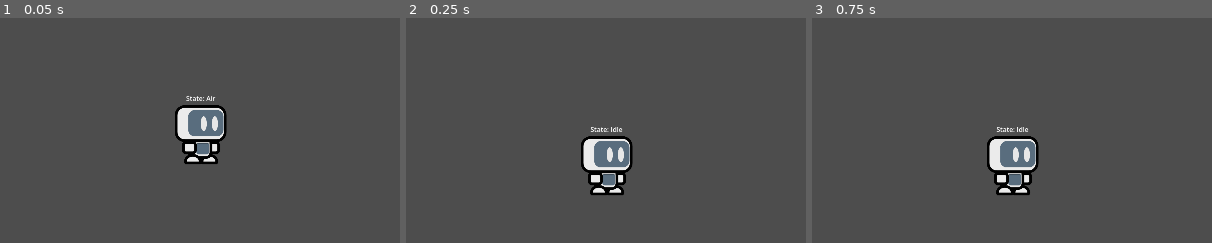
Above: before the commit, frames 1-3 (left to right).
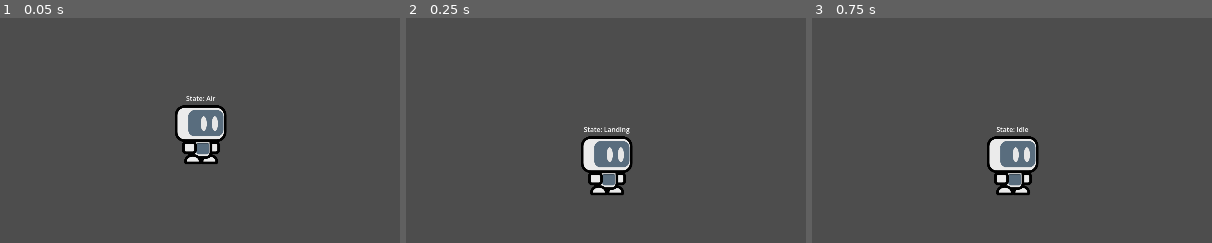
Above: after the commit, the same moments.

Repository: AcroPR/HyperStrikeDudes2D
Game: Godot game, scene res://src/stages/test_tea/stage.tscn
The game is run twice, just before and just after one commit, with the same random seed, the same clock (stepped at 60 frames per second) and the same inputs.
Inputs (mouse positions are % of the whole screen's width and height, from its top left):
- Up to frame 1 (0.05 s): no input
- Up to frame 2 (0.25 s): no input
- Up to frame 3 (0.75 s): move the mouse to (72, 45) at 0.52 s; click (72, 45) at 0.67 s
The pictures show only the part of the screen within x 32-82%, y 26-76%; the shares and areas given below are measured in that part.

Frame 1 is identical in both runs. In frame 2, 0.2% of the frame differs, in the area x 44-56%, y 48-52%; in frame 3, nothing differs.

Commit message:
feat: block and roll states

Diff:
--- a/src/fighters/0base/fighter.tscn
+++ b/src/fighters/0base/fighter.tscn
@@ -8,9 +8,12 @@
 [ext_resource type="Script" uid="uid://cbmdajejhd2ef" path="res://src/fighters/0base/states/ground_movement/state_dash.gd" id="5_bn4rd"]
 [ext_resource type="Script" uid="uid://dy20tb5nf8pu0" path="res://src/fighters/0base/states/air_movement/state_air.gd" id="5_j2vvu"]
 [ext_resource type="Script" uid="uid://b3t8173xmtsxd" path="res://src/fighters/0base/states/ground_movement/state_walk.gd" id="6_xu1qu"]
+[ext_resource type="Script" uid="uid://byvmyfkscs7sy" path="res://src/fighters/0base/states/ground_movement/state_landing.gd" id="7_j1xik"]
 [ext_resource type="Script" uid="uid://b3x2chrb218dd" path="res://src/fighters/0base/states/ground_movement/state_skid.gd" id="7_m5eah"]
 [ext_resource type="Script" uid="uid://dlnlnnyamxl86" path="res://src/fighters/0base/states/ground_movement/state_run.gd" id="7_sbl3l"]
 [ext_resource type="Script" uid="uid://btcekulraylpp" path="res://src/fighters/0base/states/ground_movement/state_jumpsquat.gd" id="10_3f8t4"]
+[ext_resource type="Script" uid="uid://v2v1kuexnvnm" path="res://src/fighters/0base/states/defensive_options/state_block.gd" id="12_5xqg6"]
+[ext_resource type="Script" uid="uid://cqkapsaigwdv3" path="res://src/fighters/0base/states/defensive_options/state_roll.gd" id="13_ggk8k"]
 
 [sub_resource type="RectangleShape2D" id="RectangleShape2D_j5tfj"]
 size = Vector2(150, 64)
@@ -41,22 +44,30 @@
 
 [node name="Air" type="Node" parent="FighterStateMachine/AirMovement" unique_id=2051739540 node_paths=PackedStringArray("landing_state")]
 script = ExtResource("5_j2vvu")
-landing_state = NodePath("../../GroundMovement/Idle")
+landing_state = NodePath("../../GroundMovement/Landing")
 
 [node name="GroundMovement" type="Node" parent="FighterStateMachine" unique_id=915885766]
 
-[node name="Dash" type="Node" parent="FighterStateMachine/GroundMovement" unique_id=1735417321 node_paths=PackedStringArray("airState", "jumpSquatState", "idleState", "runState")]
+[node name="Dash" type="Node" parent="FighterStateMachine/GroundMovement" unique_id=1735417321 node_paths=PackedStringArray("airState", "blockState", "jumpSquatState", "idleState", "runState")]
 script = ExtResource("5_bn4rd")
 airState = NodePath("../../AirMovement/Air")
+blockState = NodePath("../../DefensiveOptions/Block")
 jumpSquatState = NodePath("../JumpSquat")
 idleState = NodePath("../Idle")
 runState = NodePath("../Run")
 
-[node name="Idle" type="Node" parent="FighterStateMachine/GroundMovement" unique_id=1922047399 node_paths=PackedStringArray("airState", "jumpSquatState", "walkState")]
+[node name="Idle" type="Node" parent="FighterStateMachine/GroundMovement" unique_id=1922047399 node_paths=PackedStringArray("airState", "blockState", "dashState", "jumpSquatState", "walkState")]
 script = ExtResource("4_rmkpu")
 airState = NodePath("../../AirMovement/Air")
+blockState = NodePath("../../DefensiveOptions/Block")
+dashState = NodePath("../Dash")
 jumpSquatState = NodePath("../JumpSquat")
 walkState = NodePath("../Walk")
+
+[node name="Landing" type="Node" parent="FighterStateMachine/GroundMovement" unique_id=1716248050 node_paths=PackedStringArray("airState", "idleState")]
+script = ExtResource("7_j1xik")
+airState = NodePath("../../AirMovement/Air")
+idleState = NodePath("../Idle")
 
 [node name="Skid" type="Node" parent="FighterStateMachine/GroundMovement" unique_id=1121431532 node_paths=PackedStringArray("airState", "idleState", "jumpSquatState")]
 script = ExtResource("7_m5eah")
@@ -64,14 +75,16 @@
 idleState = NodePath("../Idle")
 jumpSquatState = NodePath("../JumpSquat")
 
-[node name="Run" type="Node" parent="FighterStateMachine/GroundMovement" unique_id=1448795772 node_paths=PackedStringArray("skidState", "jumpSquatState")]
+[node name="Run" type="Node" parent="FighterStateMachine/GroundMovement" unique_id=1448795772 node_paths=PackedStringArray("blockState", "skidState", "jumpSquatState")]
 script = ExtResource("7_sbl3l")
+blockState = NodePath("../../DefensiveOptions/Block")
 skidState = NodePath("../Skid")
 jumpSquatState = NodePath("../JumpSquat")
 
-[node name="Walk" type="Node" parent="FighterStateMachine/GroundMovement" unique_id=140797622 node_paths=PackedStringArray("airState", "dashState", "idleState", "jumpSquatState")]
+[node name="Walk" type="Node" parent="FighterStateMachine/GroundMovement" unique_id=140797622 node_paths=PackedStringArray("airState", "blockState", "dashState", "idleState", "jumpSquatState")]
 script = ExtResource("6_xu1qu")
 airState = NodePath("../../AirMovement/Air")
+blockState = NodePath("../../DefensiveOptions/Block")
 dashState = NodePath("../Dash")
 idleState = NodePath("../Idle")
 jumpSquatState = NodePath("../JumpSquat")
@@ -79,6 +92,20 @@
 [node name="JumpSquat" type="Node" parent="FighterStateMachine/GroundMovement" unique_id=1342271518 node_paths=PackedStringArray("airState")]
 script = ExtResource("10_3f8t4")
 airState = NodePath("../../AirMovement/Air")
+
+[node name="DefensiveOptions" type="Node" parent="FighterStateMachine" unique_id=1502868391]
+
+[node name="Block" type="Node" parent="FighterStateMachine/DefensiveOptions" unique_id=277868469 node_paths=PackedStringArray("airState", "idleState", "jumpSquatState", "rollState")]
+script = ExtResource("12_5xqg6")
+airState = NodePath("../../AirMovement/Air")
+idleState = NodePath("../../GroundMovement/Idle")
+jumpSquatState = NodePath("../../GroundMovement/JumpSquat")
+rollState = NodePath("../Roll")
+
+[node name="Roll" type="Node" parent="FighterStateMachine/DefensiveOptions" unique_id=652385952 node_paths=PackedStringArray("airState", "idleState")]
+script = ExtResource("13_ggk8k")
+airState = NodePath("../../AirMovement/Air")
+idleState = NodePath("../../GroundMovement/Idle")
 
 [node name="Model" type="Node2D" parent="." unique_id=240743938]
 
--- a/src/fighters/0base/scripts/fighter.gd
+++ b/src/fighters/0base/scripts/fighter.gd
@@ -8,19 +8,18 @@
 @export var stateMachine: StateMachine
 
 @export_category("Fighter Attributes")
-@export_range(4, 10) var jumpSquatFrames: int = 4
+@export var airDrift: float = 3.75
+@export_range(1, 99) var airJumps: int = 1
+@export var airSpeed: float = 7.4
 @export_range(0, 30) var dashFrames: int = 15
-@export var walkSpeed: float = 4.80
 @export var dashSpeed: float = 8.25
-@export var runSpeed: float = 6.75
-@export var airSpeed: float = 7.4
-@export var airDrift: float = 3.75
+@export_range(0.0, 1.0) var groundFriction: float = 0.85
 @export var hopHeight: float = 7.45
 @export var jumpHeight: float = 12.25
+@export_range(4, 10) var jumpSquatFrames: int = 4
+@export var runSpeed: float = 6.75
 @export var weight: float = 27
-@export_range(0.0, 1.0) var groundFriction: float = 0.85
-@export var canHoldShoot: bool = false
-@export_range(5, 999) var shootLockOutFrames: int = 5
+@export var walkSpeed: float = 4.80
 
 @export_category("Game Load Values")
 @export var facingRight = true
@@ -30,6 +29,7 @@
 @onready var model = $Model
 @onready var stateLabel = $StateLabel
 
+var airJumpCount: int = 0
 var landingFrames: int = 0
 
 func _can_move() -> bool:
--- a/src/fighters/0base/states/air_movement/state_air.gd
+++ b/src/fighters/0base/states/air_movement/state_air.gd
@@ -35,7 +35,7 @@
 		#parent._set_shoot_state()
 
 	if parent.is_on_floor():
-		parent.landingFrames = 2
+		parent.landingFrames = 4
 		return landing_state
 
 	return null
--- /dev/null
+++ b/src/fighters/0base/states/defensive_options/state_block.gd
@@ -0,0 +1,37 @@
+extends State
+
+@export_category("States")
+@export var airState: State
+@export var grabState: State
+@export var idleState: State
+@export var jumpSquatState: State
+@export var rollState: State
+
+func enter() -> void:
+	super()
+
+func process_physics(delta: float) -> State:
+	parent.velocity.y += parent._get_velocity(parent.weight) * delta
+
+	var groundFriction = parent._get_velocity(parent.groundFriction)
+
+	parent.velocity.x = move_toward(parent.velocity.x, 0, groundFriction)
+
+	if inputComponent._just_pressed("move_left") or inputComponent._just_pressed("move_right"):
+		return rollState
+
+	parent.move_and_slide()
+
+	if inputComponent._just_pressed("jump"):
+		return jumpSquatState
+
+	if !inputComponent._pressed("block"):
+		return idleState
+
+	if inputComponent._get_strength("move_down") >= parent.RUN_THRESHOLD:
+		parent.set_collision_mask_value(3,false)
+
+	if !parent.is_on_floor():
+		return airState
+
+	return null
--- /dev/null
+++ b/src/fighters/0base/states/defensive_options/state_roll.gd
@@ -0,0 +1,38 @@
+extends State
+
+@export_category("States")
+@export var airState: State
+@export var idleState: State
+
+var moveDir
+
+func _roll_start_up():
+	match parent.facingRight:
+		true:
+			parent.velocity.x = -750
+		false:
+			parent.velocity.x = 750
+
+func enter() -> void:
+	super()
+	moveDir = [!inputComponent._pressed("move_left"),!inputComponent._pressed("move_right")]
+	parent._set_face(moveDir)
+	_roll_start_up()
+
+func process_physics(delta: float) -> State:
+	parent.velocity.y += parent._get_velocity(parent.weight) * delta
+
+	parent.velocity.x = move_toward(parent.velocity.x, 0, 25)
+
+	parent.move_and_slide()
+
+	if parent.velocity.x == 0:
+		return idleState
+
+	if inputComponent._get_strength("move_down") >= parent.RUN_THRESHOLD:
+		parent.set_collision_mask_value(3,false)
+
+	if !parent.is_on_floor():
+		return airState
+
+	return null
--- a/src/fighters/0base/states/ground_movement/state_dash.gd
+++ b/src/fighters/0base/states/ground_movement/state_dash.gd
@@ -43,8 +43,8 @@
 	if inputComponent._just_pressed("jump"):
 		return jumpSquatState
 
-	#if inputComponent._just_pressed("guard"):
-		#return guardState
+	if inputComponent._pressed("block"):
+		return blockState
 	#
 	#if inputComponent._just_pressed("emote"):
 		#return emoteState
--- a/src/fighters/0base/states/ground_movement/state_idle.gd
+++ b/src/fighters/0base/states/ground_movement/state_idle.gd
@@ -27,7 +27,7 @@
 	if inputComponent._just_pressed("jump"):
 		return jumpSquatState
 
-	if inputComponent._just_pressed("block"):
+	if inputComponent._pressed("block"):
 		return blockState
 
 	if inputComponent._just_pressed("emote"):
--- /dev/null
+++ b/src/fighters/0base/states/ground_movement/state_landing.gd
@@ -0,0 +1,28 @@
+extends State
+
+@export_category("States")
+@export var airState: State
+@export var idleState: State
+
+func enter() -> void:
+	super()
+
+func process_frame(_delta: float) -> State:
+	parent.landingFrames -= 1
+	if parent.landingFrames <= 0:
+		return idleState
+	return null
+
+func process_physics(delta: float) -> State:
+	parent.velocity.y += parent._get_velocity(parent.weight) * delta
+
+	var groundFriction = parent._get_velocity(parent.groundFriction)
+
+	parent.velocity.x = move_toward(parent.velocity.x, 0, groundFriction)
+
+	parent.move_and_slide()
+
+	if !parent.is_on_floor():
+		return airState
+
+	return null
--- a/src/fighters/0base/states/ground_movement/state_run.gd
+++ b/src/fighters/0base/states/ground_movement/state_run.gd
@@ -35,8 +35,8 @@
 	if inputComponent._just_pressed("jump"):
 		return jumpSquatState
 
-	#if inputComponent._just_pressed("guard"):
-		#return guardState
+	if inputComponent._pressed("block"):
+		return blockState
 	#
 	#if inputComponent._just_pressed("emote"):
 		#return emoteState
--- a/src/fighters/0base/states/ground_movement/state_walk.gd
+++ b/src/fighters/0base/states/ground_movement/state_walk.gd
@@ -49,9 +49,9 @@
 	if inputComponent._just_pressed("jump"):
 		return jumpSquatState
 
-	#if inputComponent._just_pressed("guard"):
-		#return guardState
-	#
+	if inputComponent._pressed("block"):
+		return blockState
+
 	#if inputComponent._just_pressed("emote"):
 		#return emoteState
 	#
--- a/src/states/state.gd
+++ b/src/states/state.gd
@@ -4,7 +4,7 @@
 # Parent Node
 var parent: Fighter
 var model: Node2D
-var inputComponent: Node #InputComponent
+var inputComponent: InputComponent
 
 var frames = 0
 
Not shown, added: src/fighters/0base/states/defensive_options/state_block.gd.uid
Not shown, added: src/fighters/0base/states/defensive_options/state_roll.gd.uid
Not shown, added: src/fighters/0base/states/ground_movement/state_landing.gd.uid
